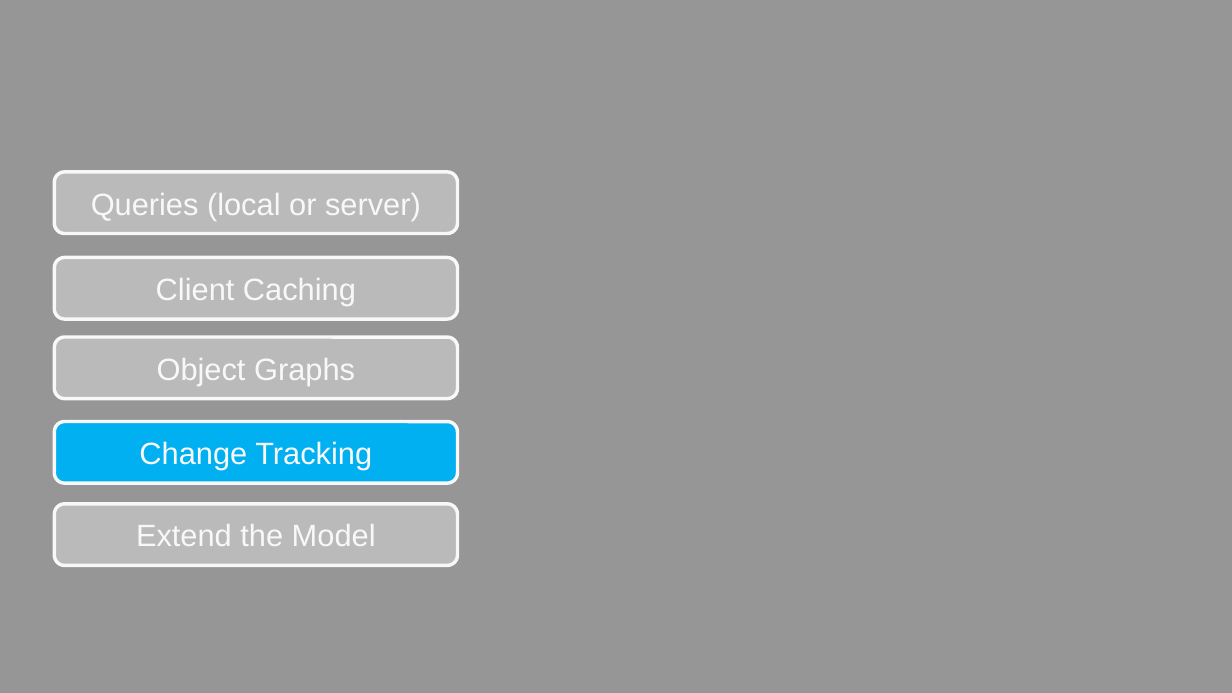
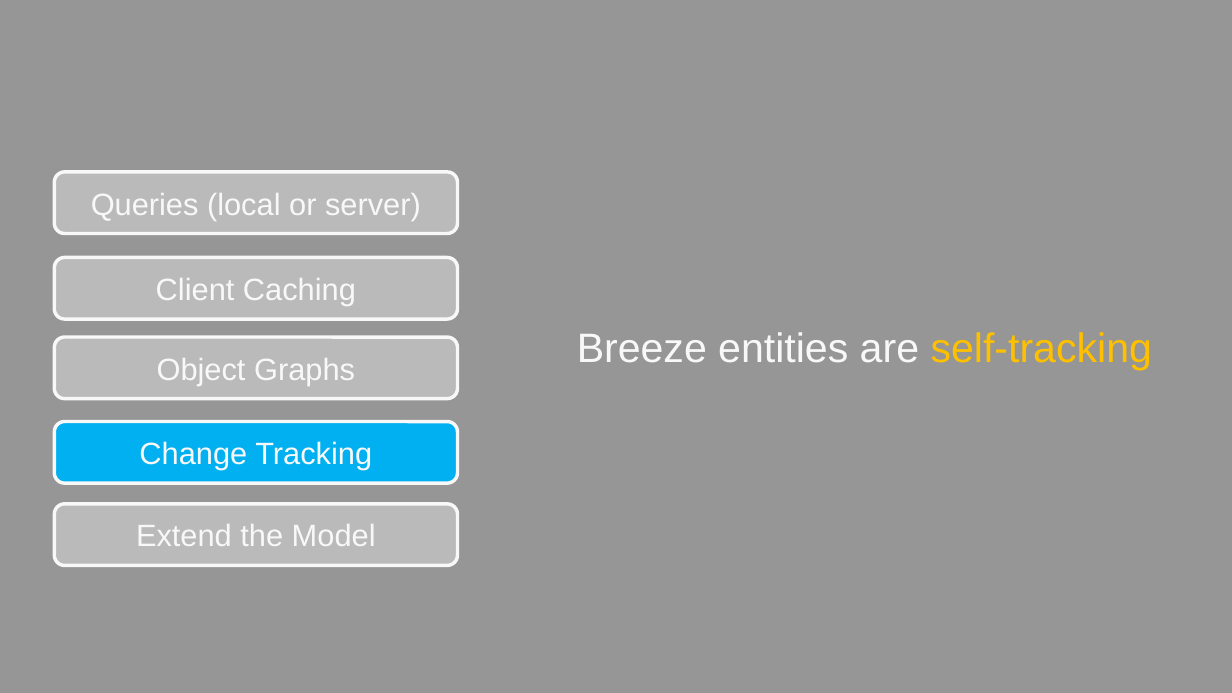
Before and after one commit to wardbell/js4netdev, a slide deck: slide 29 of Bell_ASPConnections_SPAwithBreeze_APA306.pptx (slide 28 before the commit). Drawn at 1232x693 pixels with LibreOffice and Linux fonts; fonts in the diff are those of the drawing; background and template pictures are left out. Boxes give left, top, right and bottom in pixels: in the first picture for what was removed or moved away, otherwise in the second. Text is boxed around its words. In the diff, an @@ line names an element or a change of style, - is before the commit and + after.

```diff
--- a/Bell_ASPConnections_SPAwithBreeze_APA306.pptx
+++ b/Bell_ASPConnections_SPAwithBreeze_APA306.pptx
@@ text added at [577,332,1152,370], 24 pt, text #F8F8F8 @@
+Breeze entities are self-tracking
```
Also in this commit, not shown: 9 other slides changed, 4 slides added, 1 slide removed.
